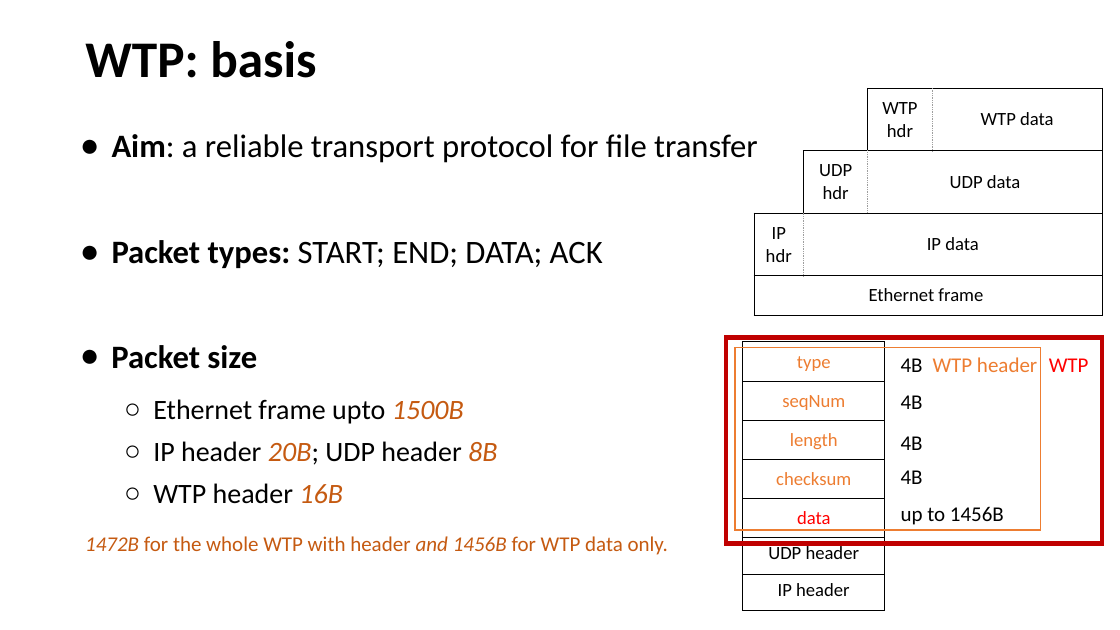
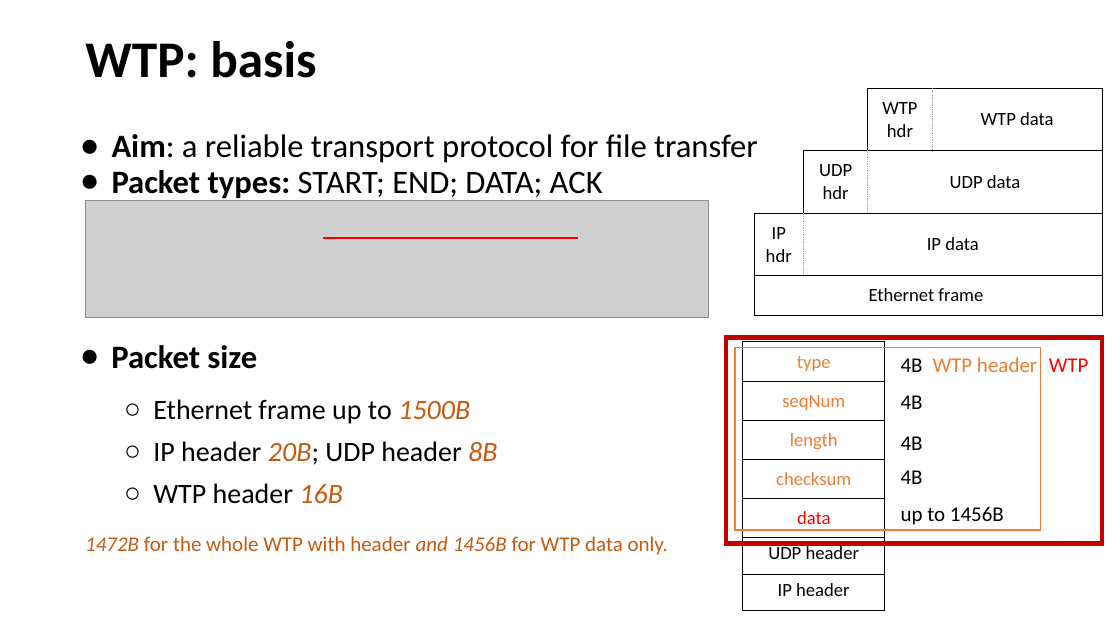
Before and after one commit to henryhxu/CSCI4430-ESTR4120, a slide deck: slide 4 of tutorial/T10/tut10.pptx (slide 2 before the commit). Drawn at 1120x630 pixels with LibreOffice and Linux fonts; fonts in the diff are those of the drawing; grey boxes stand for pictures. Boxes give left, top, right and bottom in pixels: in the first picture for what was removed or moved away, otherwise in the second. Text is boxed around its words. In the diff, an @@ line names an element or a change of style, - is before the commit and + after.

```diff
--- a/tutorial/T10/tut10.pptx
+++ b/tutorial/T10/tut10.pptx
@@ text "Aim: a reliable transport protocol ..." rewrapped from bbox=[112, 134, 758, 268] to bbox=[112, 134, 758, 201] @@
@@ picture added at bbox=[85, 201, 708, 318] @@
@@ line added from (323, 239) to (579, 239), #FF0000 1.75 pt @@
@@ text at bbox=[153, 399, 470, 424]: spaces changed @@
-  ○ Ethernet frame upto 1500B
+  ○ Ethernet frame up to 1500B
```
Also in this commit, not shown: 4 slides added.
